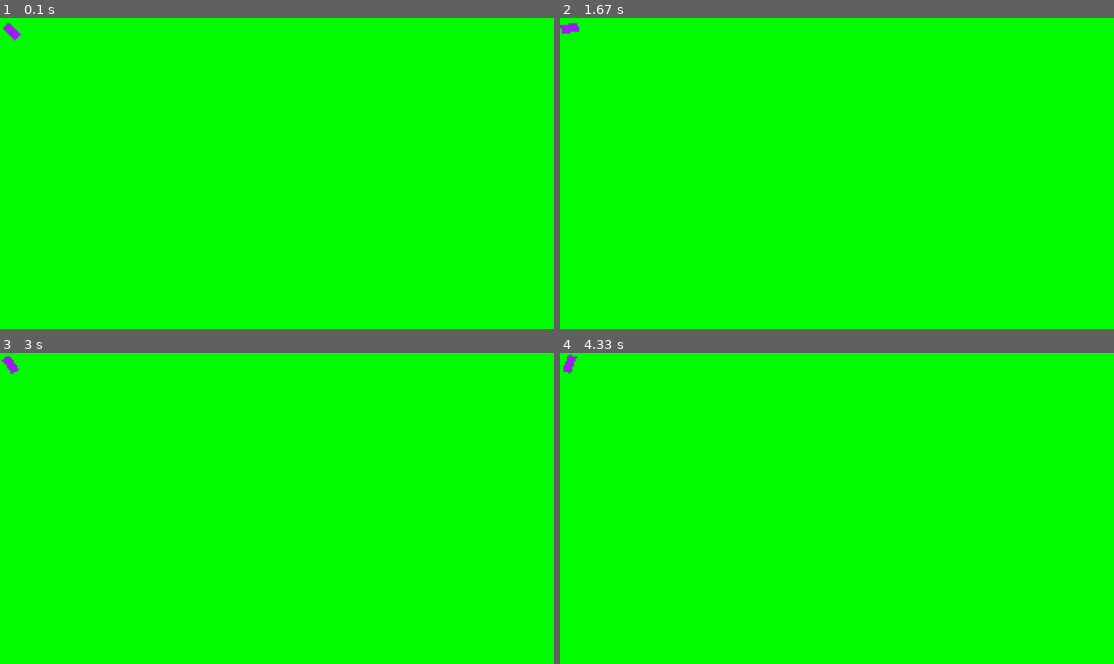
Above: before the commit, frames 1-4 (two rows, left to right).
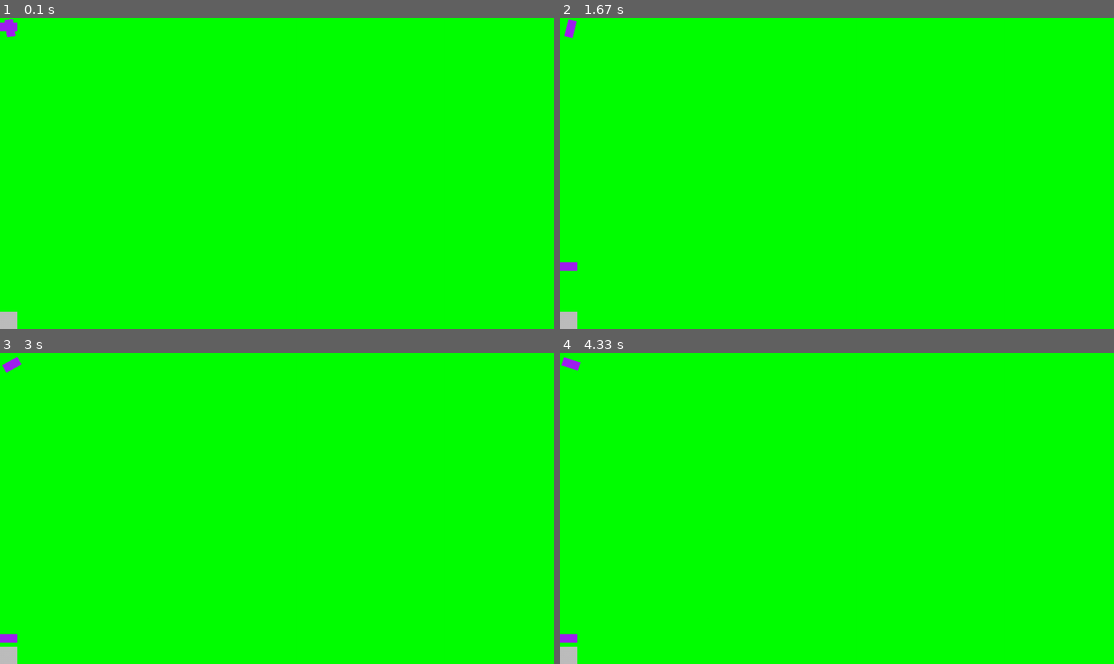
Above: after the commit, the same moments.

Repository: CocoMarck/Juego-cuadradoFeliz-2
Game: pygame game, started from main.py
Same seed, same stepped clock (60 frames per second), same inputs: the game is played once before the commit and once after it.
Inputs:
- Up to frame 1 (0.1 s): no input
- Up to frame 2 (1.67 s): no input
- Up to frame 3 (3 s): no input
- Up to frame 4 (4.33 s): no input

The runs differ from the first frame. In frame 1, 0.3% of the frame differs, in the area x 0-4%, y 0-100%; in frame 2, 0.4%; in frame 3, 0.4%; in frame 4, 0.4%.

Commit message:
gravity moment

Diff:
--- /dev/null
+++ b/core/pygame/physics_utils.py
@@ -0,0 +1,60 @@
+import pygame
+
+def collide_and_move(rect: pygame.Rect, moving_xy: list, solid_objects: pygame.sprite.Group):
+    '''
+    Mueve el y colisiona rect del objeto, solo con objetos solidos.
+
+    Rect que colisiona con objetos solidos (otro rect). Se posiciona dependiendo del moving xy.
+    Determinar colisión en: Dos pasos/bucles, por cada dimención.
+
+    Solo colisionar abajo si es igual o mas grande el solido.
+
+    - solid_objects: Puede ser sprite.Group, o una lista, da igual.
+    '''
+    collision_side = {
+        'right': False,
+        'left':  False,
+        'top': False,
+        'bottom': False
+    }
+    collided_at_x = False
+
+    # X
+    rect.x += moving_xy[0]
+    for solid in solid_objects:
+        if rect.height > solid.rect.height:
+            # Evitar colision con solido; si es mas pequeño.
+            continue
+        if rect.colliderect( solid.rect ):
+            if moving_xy[0] > 0:
+                rect.right = solid.rect.left
+                collision_side['right'] = True
+            if moving_xy[0] < 0:
+                rect.left = solid.rect.right
+                collision_side['left'] = True
+    collided_at_x = collision_side['right'] or collision_side['left']
+
+    # Y
+    rect.y += moving_xy[1]
+    for solid in solid_objects:
+        if rect.colliderect( solid.rect ):
+            collide_bottom = rect.height >= solid.rect.height
+
+            if moving_xy[1] > 0:
+                rect.bottom = solid.rect.top
+                collision_side['bottom'] = True
+
+            if moving_xy[1] < 0 and collide_bottom:
+                rect.top = solid.rect.bottom
+                collision_side['top'] = True
+
+    # Despues de XY
+    ## Si colisiono en x
+    if collided_at_x:
+        ### Forzar posicionar arriba
+        if rect.y < solid.rect.y -( rect.height*0.5 ):
+            rect.bottom = solid.rect.top
+            collision_side['bottom'] = True
+
+
+    return collision_side
--- a/entities/game_object.py
+++ b/entities/game_object.py
@@ -5,6 +5,13 @@
 class GameObject(pygame.sprite.Sprite):
     '''
     Objeto de juego con los atributos necesarios para eventos básicos del juego.
+    Evitar wrappers, para esto tendremos que tener claro que funciones tienen los objetos: `pygame.Surface` `pygame.Rect`.
+
+    `self.surf` tiene pa:
+        - `get_alpha()`, `set_alpha()`
+    `set_spawn_alpha()`
+
+    `get_volume`, `set_volume`, `set_spawn_volume`. Volumen de objeto.
     '''
     def __init__(
         self, name='object', group="generic",
@@ -46,11 +53,8 @@
             position = (self.rect.x, self.rect.y)
             self.rect = self.surf.get_rect( topleft=position )
 
-    def set_alpha(self, alpha: int ):
-        self.surf.set_alpha( alpha )
-
     def set_spawn_alpha(self):
-        self.set_alpha( self._SPAWN_ALPHA )
+        self.surf.set_alpha( self._SPAWN_ALPHA )
 
     def rotate_surface(self):
         '''
@@ -66,7 +70,7 @@
     def get_volume(self):
         return self._volume
 
-    def update_volume(self, volume: float):
+    def set_volume(self, volume: float):
         if volume > 1:
             volume = float(1)
         elif volume < 0:
@@ -77,3 +81,9 @@
 
     def set_spawn_volume(self):
         self.update_volume( self._SPAWN_VOLUME )
+
+
+    def update(self, dt=1):
+        # Update por defecto.
+        self.rect.x += self.moving_xy[0]*dt
+        self.rect.y += self.moving_xy[1]*dt
--- /dev/null
+++ b/entities/object_with_physics.py
@@ -0,0 +1,52 @@
+import pygame
+from .game_object import GameObject
+from core.pygame.physics_utils import collide_and_move
+
+class ObjectWithPhysics(GameObject):
+    '''
+    La furza de gravedad, es por px's por segundo.
+    Es decir, cada 1 segundos, el player se movera `x pixles`.
+    '''
+    def __init__(self, *args, gravity_force=0.1, limit_of_gravity_force=None, **kwargs):
+        super().__init__( *args, **kwargs )
+
+        # Constantes
+        self._SPAWN_GRAVITY_FORCE = gravity_force
+        self._SPAWN_LIMIT_OF_GRAVITY_FORCE = limit_of_gravity_force or max(self.rect.size)-1
+
+        # Gravedad
+        self.current_gravity_force = 0
+        self.limit_of_gravity_force = self._SPAWN_LIMIT_OF_GRAVITY_FORCE
+        self.gravity_force = self._SPAWN_GRAVITY_FORCE
+
+
+    def gravity(self, dt:float):
+        '''
+        En dalta time.
+        Cada segundo se mueve `self.current_gravity_force` pixeles.
+        `gravity_force` se acumula; Es relativo, por lo que la fuerza debe medirse en cada acumulación por segundo.
+
+        # Recomendación.
+        Cada 1 segundo se mueva: 10 rect max(size). Y como maximo 30 max(size)
+        '''
+        self.current_gravity_force += self.gravity_force*dt
+        if self.current_gravity_force > self.limit_of_gravity_force:
+            self.current_gravity_force = self.limit_of_gravity_force
+
+        self.moving_xy[1] = self.current_gravity_force*dt
+
+    def collide_and_move(self, solid_objects: list):
+        '''
+        Colisionar con objeto solido y moverse.
+        '''
+        return collide_and_move(
+            self.rect, self.moving_xy, solid_objects
+        )
+
+    def update(self, dt=1, solid_objects: pygame.sprite.Group=[] ):
+        self.gravity(dt)
+        collision_side = self.collide_and_move( solid_objects )
+        for x in collision_side.values():
+            if x == True:
+                #self.moving_xy[1] = 0
+                break
--- a/main.py
+++ b/main.py
@@ -1,5 +1,6 @@
 import pygame
 from entities.game_object import GameObject
+from entities.object_with_physics import ObjectWithPhysics
 from core.pygame.graphics_utils import surface_with_background
 
 
@@ -7,9 +8,10 @@
 # Constantes
 GAME_TITLE = 'Cuadrado Feliz 2'
 FPS = 100
+SECOND_TO_MILLISECONDS = 1000
 
 WINDOW_SIZE = (960, 540)
-RENDER_RESOLUTION = (320, 180)
+RENDER_RESOLUTION = (1920, 1080)
 GRID_SIZE = RENDER_RESOLUTION[0]//32
 
 # Rendrizado, y vistas jejej
@@ -30,6 +32,18 @@
 )
 count = 0
 
+basic_physics = ObjectWithPhysics(
+    surf=surface_with_background( (GRID_SIZE, GRID_SIZE*0.5), "purple" ),
+    gravity_force=GRID_SIZE*10, limit_of_gravity_force=GRID_SIZE*30
+)
+solid_objects = []
+
+solid = GameObject(
+    surf=surface_with_background( (GRID_SIZE, GRID_SIZE), "grey" ),
+    position=( 0, RENDER_RESOLUTION[1]-GRID_SIZE )
+)
+solid_objects.append(solid)
+
 
 
 
@@ -37,7 +51,7 @@
 loop = True
 while loop:
     # FPS | Delta time
-    dt = clock.tick(FPS) / 1000
+    dt = clock.tick(FPS) / SECOND_TO_MILLISECONDS
     fps = clock.get_fps()
 
     # Eventos
@@ -50,12 +64,26 @@
     render_surface.fill( 'green' )
 
     ## Objetos
+    ### Eventos de objetos
+    example_object.angle += 100 * dt # Cien grados cada segundo.
+    example_object.rotate_surface()
+
+    #basic_physics.moving_xy = [0,0]
+    basic_physics.update( dt, solid_objects )
+    print(basic_physics.moving_xy )
+
+    ### Objetos | Rederizado
+    render_surface.blit( example_object.surf, example_object.rect )
+    render_surface.blit( basic_physics.surf, basic_physics.rect )
+    render_surface.blit( solid.surf, solid.rect )
+
+    #
     count += dt
-    if count >= 0.01:
-        count = 0
-        example_object.angle += 5
-        example_object.rotate_surface()
-    render_surface.blit( example_object.surf, example_object.rect )
+    #if count >= 1.75:
+    #    loop = False
+    #    print(f'Segundos actuales: {count}')
+    #    input()
+
 
     ## Mostrar todo
     window.blit(
